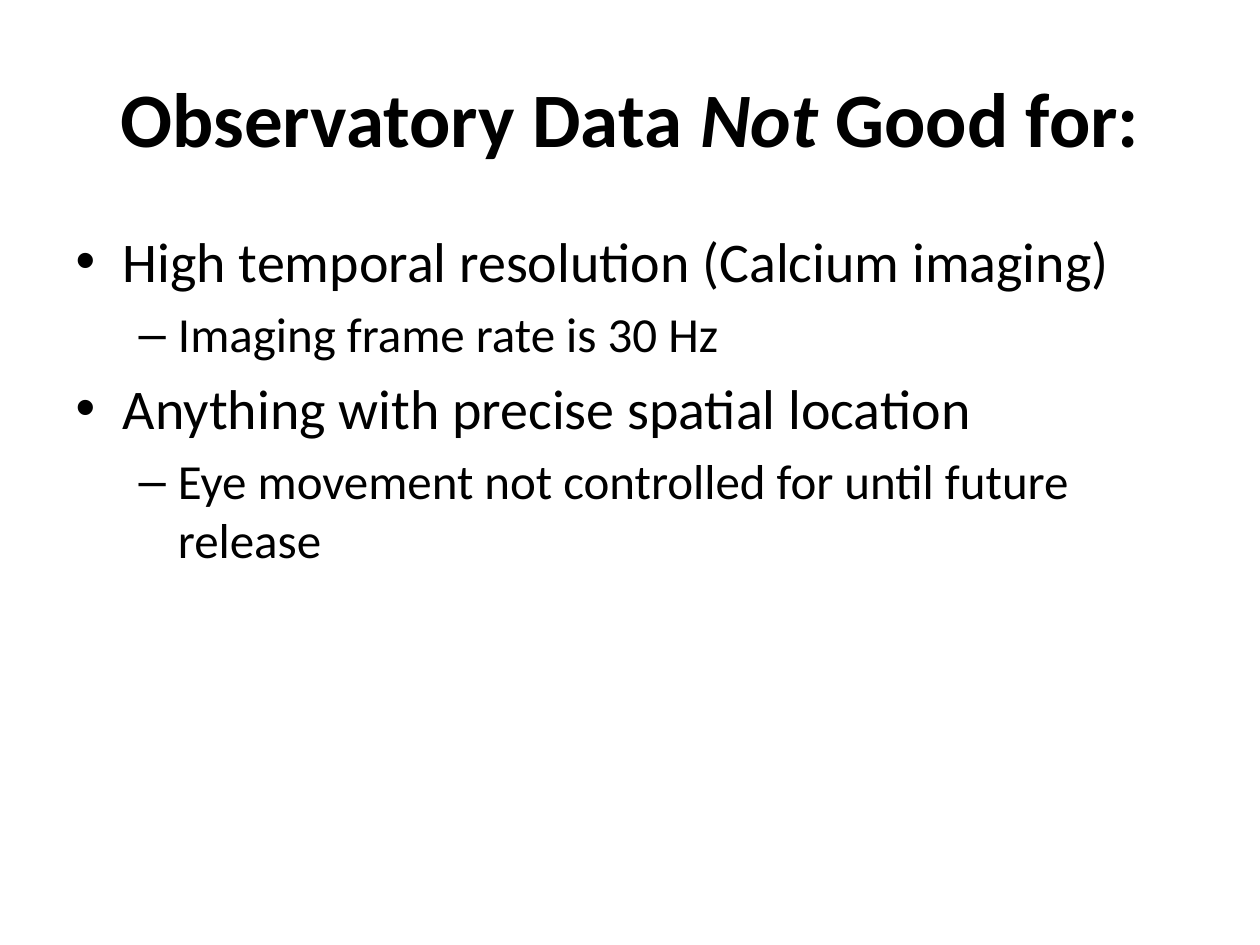
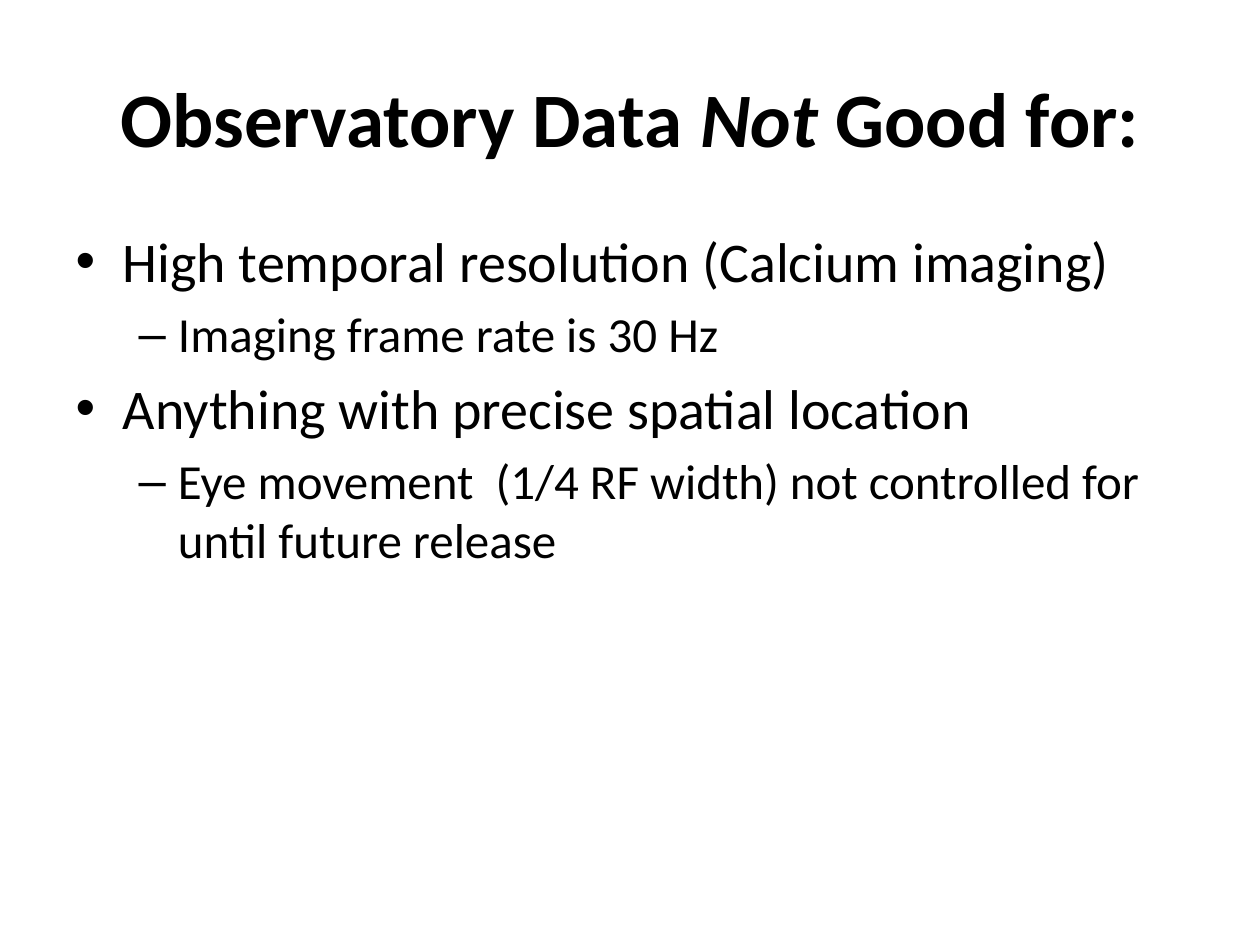
Before and after one commit to geffenlab/CNI-JC, a slide deck: slide 17 of Allen_Brain_Observatory_Dataset.pptx (slide 16 before the commit). Drawn at 1260x945 pixels with LibreOffice and Linux fonts; fonts in the diff are those of the drawing. Boxes give left, top, right and bottom in pixels: in the first picture for what was removed or moved away, otherwise in the second. Text is boxed around its words. In the diff, an @@ line names an element or a change of style, - is before the commit and + after.

```diff
--- a/Allen_Brain_Observatory_Dataset.pptx
+++ b/Allen_Brain_Observatory_Dataset.pptx
@@ text at [178,463,1139,559]: text changed @@
-  – Eye movement not controlled for until future release
+  – Eye movement (1/4 RF width) not controlled for until future release
```
Also in this commit, not shown: 6 other slides changed, 1 slide added.
